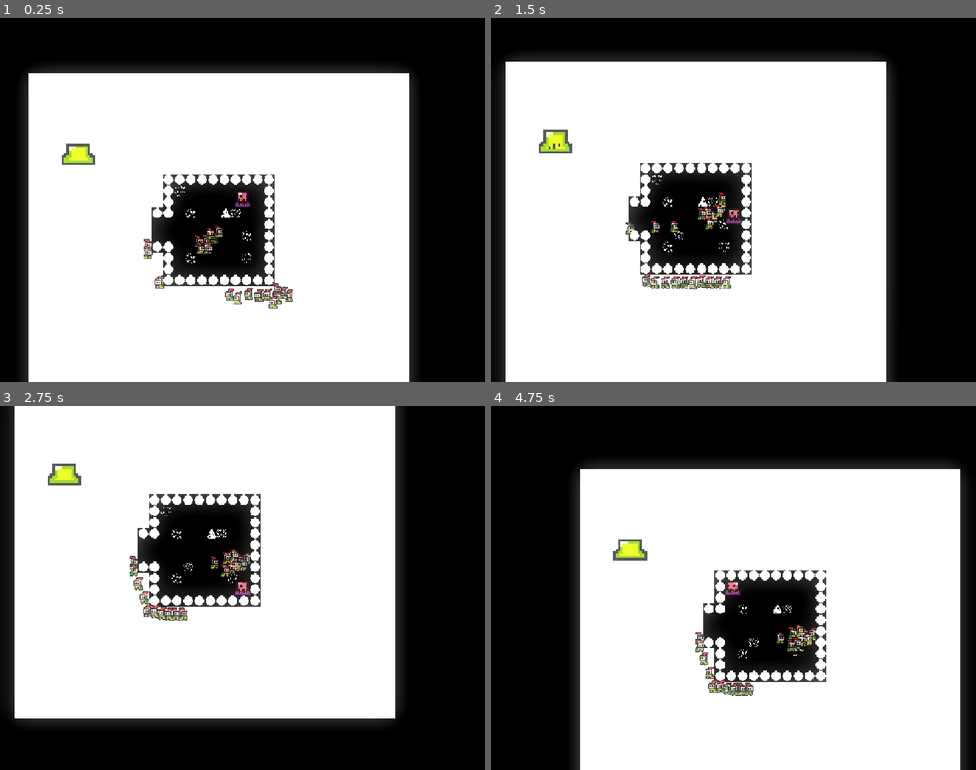
Above: before the commit, frames 1-4 (two rows, left to right).
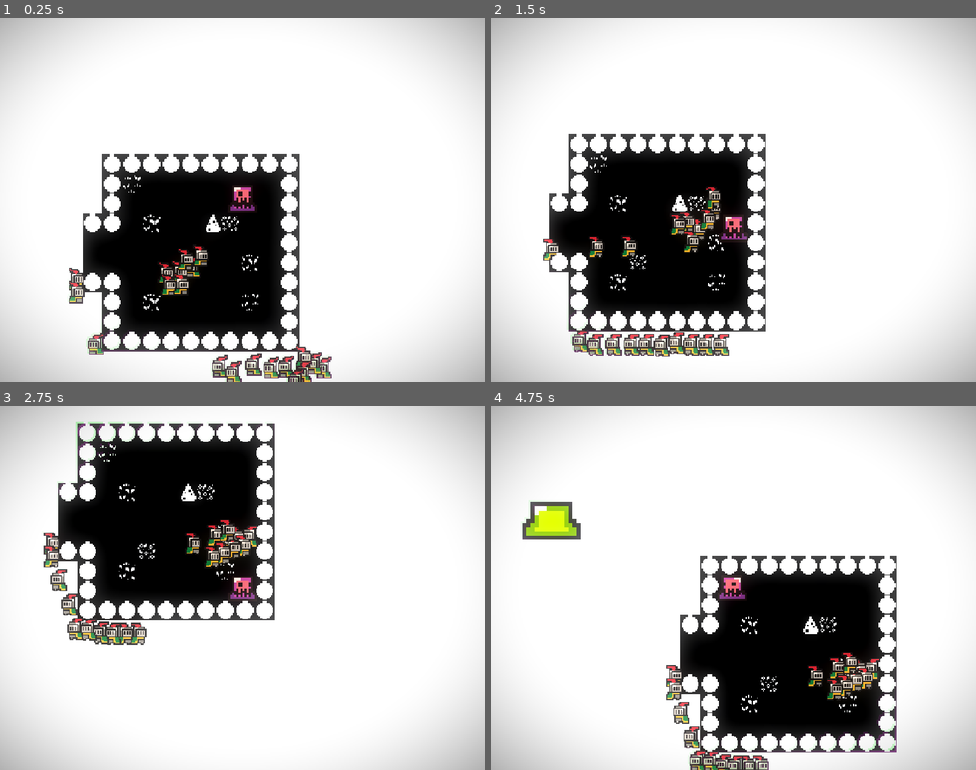
Above: after the commit, the same moments.

Repository: Octaniko/EnemyOfNone
Game: Godot game, scene res://scenes/world.tscn
Same seed, same stepped clock (60 frames per second), same inputs: the game is played once before the commit and once after it.
Inputs:
- Up to frame 1 (0.25 s): no input
- Up to frame 2 (1.5 s): hold D (right) 0.53-1.28 s; hold E (dismiss) 0.53-1.28 s; hold S (down) from 1.28 s (still down); tap Shift (recall) at 1.35 s
- Up to frame 3 (2.75 s): release S (down) at 2.03 s; hold D (right) from 2.03 s (still down); hold Space (rush) from 2.03 s (still down)
- Up to frame 4 (4.75 s): release D (right) at 2.78 s; release Space (rush) at 2.78 s; hold W (up) 2.78-3.53 s; tap E (dismiss) at 2.85 s; hold Shift (recall) 3.53-4.28 s; hold A (left) from 3.53 s (still down); tap Space (rush) at 4.35 s

The runs differ from the first frame. In frame 1, 51% of the frame differs, in the area x 0-100%, y 0-100%; in frame 2, 49%; in frame 3, 51%; in frame 4, 53%.

Commit message:
feat: Add vignette and cromatic aberration shaders

Diff:
--- a/scenes/world.tscn
+++ b/scenes/world.tscn
@@ -1,11 +1,27 @@
-[gd_scene load_steps=14 format=4 uid="uid://srlmnfge160e"]
+[gd_scene load_steps=18 format=4 uid="uid://srlmnfge160e"]
 
 [ext_resource type="Script" uid="uid://ywl8oclcqisv" path="res://scripts/unit_manager.gd" id="1_4wyf3"]
+[ext_resource type="Shader" uid="uid://c7hqetjmaq3p4" path="res://shaders/chromatic_aberration.gdshader" id="1_i7141"]
 [ext_resource type="Texture2D" uid="uid://bu0yc0bvbrptw" path="res://assets/monochrome-transparent_packed.png" id="1_k0juu"]
+[ext_resource type="Shader" uid="uid://tghd0mr4lhnn" path="res://shaders/vignette.gdshader" id="2_4mrxx"]
 [ext_resource type="Script" uid="uid://b1n2c65ro48n8" path="res://scripts/floor.gd" id="2_71j4m"]
 [ext_resource type="PackedScene" uid="uid://cn0df6p1m8or6" path="res://entities/unit/unit.tscn" id="3_4wyf3"]
 [ext_resource type="PackedScene" uid="uid://cl1oh7qlfhj1m" path="res://entities/player/player.tscn" id="3_k0juu"]
 [ext_resource type="PackedScene" uid="uid://kfgm162v1xgt" path="res://entities/enemy/enemy.tscn" id="6_qfnet"]
+
+[sub_resource type="ShaderMaterial" id="ShaderMaterial_i7141"]
+shader = ExtResource("1_i7141")
+shader_parameter/aberration_x = 0.02000004845000003
+shader_parameter/aberration_y = 0.02000004845000003
+shader_parameter/radius = 0.37200001767
+shader_parameter/edge_falloff = 0.4770000226575
+
+[sub_resource type="ShaderMaterial" id="ShaderMaterial_4mrxx"]
+shader = ExtResource("2_4mrxx")
+shader_parameter/radius = 0.42000001995
+shader_parameter/softness = 0.67200003192
+shader_parameter/intensity = 0.7810000370975
+shader_parameter/vignette_color = Color(0, 0, 0, 1)
 
 [sub_resource type="NavigationPolygon" id="NavigationPolygon_qfnet"]
 vertices = PackedVector2Array(8, 8, -8, 8, -8, -8, 8, -8)
@@ -1144,6 +1160,24 @@
 
 [node name="World" type="Node2D"]
 
+[node name="ShaderOverlay" type="CanvasLayer" parent="."]
+
+[node name="ChromaticAberration" type="ColorRect" parent="ShaderOverlay"]
+material = SubResource("ShaderMaterial_i7141")
+anchors_preset = 15
+anchor_right = 1.0
+anchor_bottom = 1.0
+grow_horizontal = 2
+grow_vertical = 2
+
+[node name="Vignette" type="ColorRect" parent="ShaderOverlay"]
+material = SubResource("ShaderMaterial_4mrxx")
+anchors_preset = 15
+anchor_right = 1.0
+anchor_bottom = 1.0
+grow_horizontal = 2
+grow_vertical = 2
+
 [node name="Floor" type="TileMapLayer" parent="."]
 tile_map_data = PackedByteArray("AAD9/wAAAAAAAAAAAAD9////AAAAAAAAAAD9//7/AAAFAAAAAAD+////AAAAAAAAAAD+/wAAAAABAAAAAAD/// …(15120 unchanged characters)…
 tile_set = SubResource("TileSet_71j4m")
@@ -1153,7 +1187,7 @@
 position = Vector2(50, -11)
 
 [node name="Camera2D" type="Camera2D" parent="Player"]
-zoom = Vector2(1.66, 1.66)
+zoom = Vector2(2.92, 2.92)
 position_smoothing_enabled = true
 
 [node name="UnitManager" type="Node2D" parent="."]
--- /dev/null
+++ b/shaders/bloom.gdshader
@@ -0,0 +1,25 @@
+shader_type canvas_item;
+
+uniform sampler2D SCREEN_TEXTURE : hint_screen_texture, filter_linear;
+uniform float blur_radius : hint_range(0.0, 20.0) = 5.0;
+uniform float intensity : hint_range(0.0, 5.0) = 1.0;
+
+void fragment() {
+    vec2 uv = SCREEN_UV;
+    vec2 ps = SCREEN_PIXEL_SIZE;
+
+    vec3 sum = vec3(0.0);
+    // простое блюр-суммирование 9 сэмплов
+    for (float x = -1.0; x <= 1.0; x += 1.0) {
+        for (float y = -1.0; y <= 1.0; y += 1.0) {
+            vec2 offset = vec2(x, y) * blur_radius * ps;
+            sum += texture(SCREEN_TEXTURE, uv + offset).rgb;
+        }
+    }
+    sum /= 9.0;
+
+    vec3 orig = texture(SCREEN_TEXTURE, uv).rgb;
+    vec3 glow = sum * intensity;
+
+    COLOR = vec4(orig + glow, 1.0);
+}
--- /dev/null
+++ b/shaders/chromatic_aberration.gdshader
@@ -0,0 +1,26 @@
+shader_type canvas_item;
+
+uniform sampler2D SCREEN_TEXTURE : hint_screen_texture, filter_linear;
+
+uniform float aberration_x : hint_range(-1.0, 1.0) = 0.04;
+uniform float aberration_y : hint_range(-1.0, 1.0) = 0.04;
+uniform float radius : hint_range(0.0, 1.0) = 0.5; // радиус круга без аберрации
+uniform float edge_falloff : hint_range(0.0, 1.0) = 0.2; // плавность перехода
+
+void fragment() {
+    vec2 centered = SCREEN_UV - vec2(0.5);
+    float dist = length(centered);
+    float mask = smoothstep(radius, radius + edge_falloff, dist);
+
+    vec2 pixel_size = 1.0 / vec2(textureSize(SCREEN_TEXTURE, 0));
+    vec2 offset = vec2(aberration_x * pixel_size.x, aberration_y * pixel_size.y) * 100.0;
+
+    vec3 col_r = texture(SCREEN_TEXTURE, SCREEN_UV + offset).rgb;
+    vec3 col_g = texture(SCREEN_TEXTURE, SCREEN_UV).rgb;
+    vec3 col_b = texture(SCREEN_TEXTURE, SCREEN_UV + offset).rgb;
+
+    vec3 aberrated = vec3(col_r.r, col_g.g, col_b.b);
+    vec3 original = texture(SCREEN_TEXTURE, SCREEN_UV).rgb;
+
+    COLOR.rgb = mix(original, aberrated, mask);
+}
--- /dev/null
+++ b/shaders/vignette.gdshader
@@ -0,0 +1,17 @@
+shader_type canvas_item;
+
+uniform float radius : hint_range(0.0, 1.0) = 0.5;
+uniform float softness : hint_range(0.0, 1.0) = 0.3;
+uniform float intensity : hint_range(0.0, 3.0) = 1.0;
+uniform vec4 vignette_color : source_color = vec4(0.0, 0.0, 0.0, 1.0);
+
+void fragment() {
+    vec2 uv = SCREEN_UV;
+    vec2 centered = uv - vec2(0.5);
+    float dist = length(centered);
+    float t = smoothstep(radius, radius + softness, dist);
+    t = pow(t, 1.0);
+    vec4 overlay = vignette_color;
+    overlay.a = clamp(t * intensity, 0.0, 1.0);
+    COLOR = overlay;
+}
Not shown, added: shaders/bloom.gdshader.uid
Not shown, added: shaders/chromatic_aberration.gdshader.uid
Not shown, added: shaders/vignette.gdshader.uid
